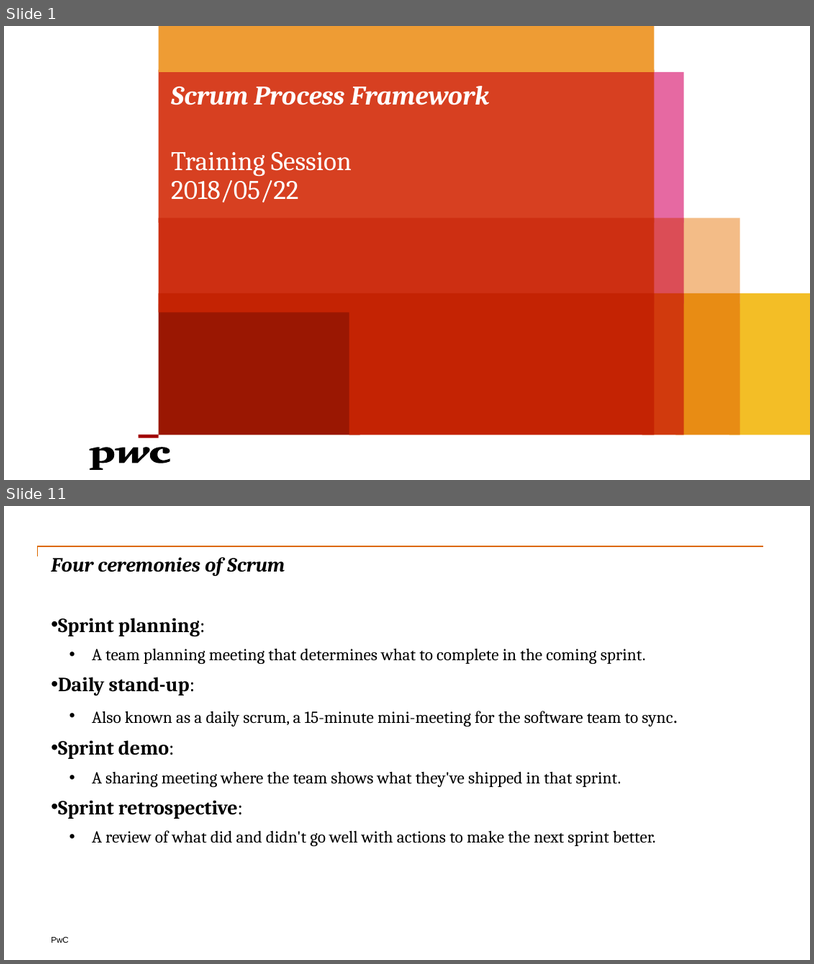
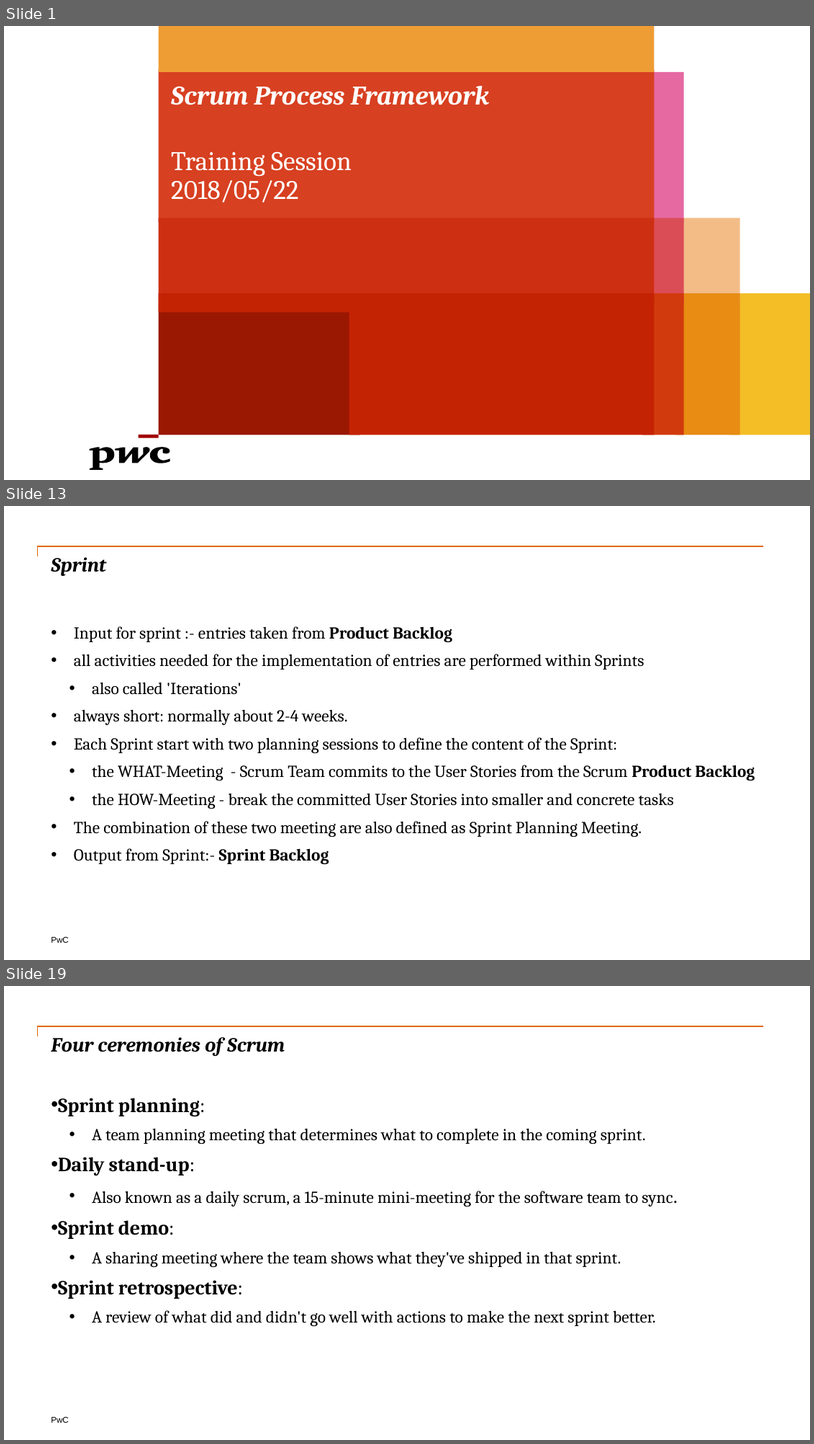
Before and after one commit to nadee158/reference_docs, a slide deck: doc/scrum_introduction.pptx. Shown one above the other, each under a label of ours: slides 1 and 11 before the commit, slides 1, 13 and 19 after it; the slides between them are not shown. The pictures are 814x964 and 814x1444 pixels, drawn with LibreOffice and Linux fonts; fonts in the diff are those of the drawing. Boxes give left, top, right and bottom in pixels: in the first picture for what was removed or moved away, otherwise in the second. Text is boxed around its words. In the diff, an @@ line names an element or a change of style, - is before the commit and + after.

```diff
--- a/doc/scrum_introduction.pptx
+++ b/doc/scrum_introduction.pptx
@@ slide 13 added at box(4, 506, 810, 960), background #FFFFFF; not listed: 2 template elements that a slide beside it also shows @@
@@ title added at box(51, 557, 106, 576), 24 pt, text #000000, bold, italic @@
+Sprint
@@ text added at box(74, 626, 755, 864), 20 pt, text #000000 @@
+  • Input for sprint :- entries taken from Product Backlog
+  • all activities needed for the implementation of entries are performed within Sprints
+    • also called 'Iterations'
+  • always short: normally about 2-4 weeks.
+  • Each Sprint start with two planning sessions to define the content of the Sprint:
+    • the WHAT-Meeting - Scrum Team commits to the User Stories from the Scrum Product Backlog
+    • the HOW-Meeting - break the committed User Stories into smaller and concrete tasks
+  • The combination of these two meeting are also defined as Sprint Planning Meeting.
+  • Output from Sprint:- Sprint Backlog
@@ what was slide 11 is now slide 19 @@
```
Also in this commit, not shown: 15 slides changed, 14 other slides added, 2 other files.
